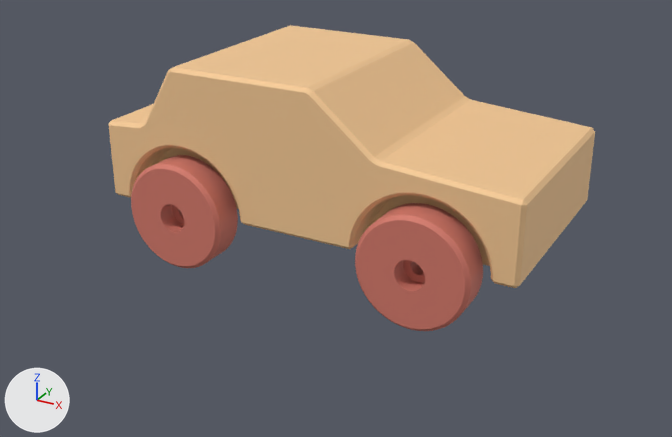
Renders of the glTF model model/Car/out.gltf from each side of a commit.
Camera for both pictures: a camera (50 mm lens) standing at (0.1144, -0.2154, 0.1008) and looking at (-0.0007, -0.0061, -0.0039). Lighting does not change. The marker at lower left points along +X, +Y and +Z. Where no turn or scale is listed for an object, it has been applied to the vertices.

Objects in the first picture: 'out.chassis', 'out.front_axle.left_wheel', 'out.rear_axle.left_wheel'.
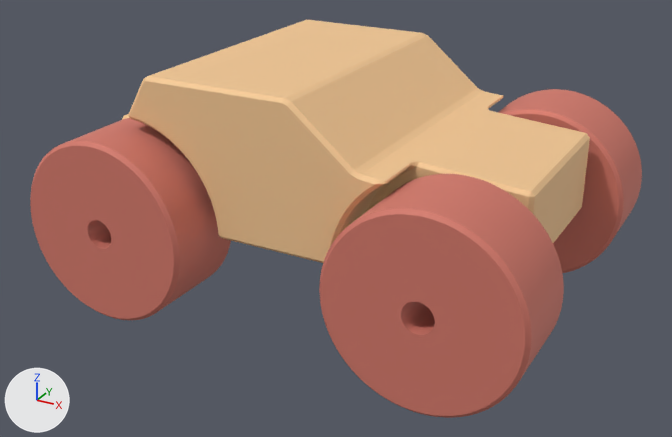
Changed parts and their boxes [x1, y1, x2, y2] in the pictures (672 x 437 px):
'out.chassis', reshaped (8% shorter): before [109, 25, 595, 288]; after [122, 20, 590, 263]
'out-front_axle-left_wheel', added: after [319, 174, 564, 418]
'out-rear_axle-left_wheel', added: after [30, 118, 231, 320]
'out.front_axle.left_wheel', deleted: before [355, 203, 483, 331]
'out-front_axle-right_wheel', added (pink): after [498, 89, 642, 273]
'out.rear_axle.left_wheel', deleted: before [131, 155, 238, 268]

What changed in the scene script:
```text
Change me_out_chassis:
    used by ob_out_chassis; location = (0.0, 0.0, 0.0)
    remove me_out_chassis.from_pydata(...)  # 3212 vertices, 6420 faces; spans x -0.06..0.06, y -0.03..0.03, z 0.0..0.04
    add me_out_chassis.from_pydata(...)  # 2045 vertices, 4086 faces; spans x -0.06..0.06, y -0.04..0.04, z 0.0..0.04
    me_out_chassis part 1: 3212 vertices removed from x -0.06..0.06, y -0.03..0.03, z 0.0..0.04; 2045 vertices added at x -0.06..0.06, y -0.04..0.04, z 0.0..0.04
Add me_out_rear_axle_left_wheel_1:
    me_out_rear_axle_left_wheel_1.from_pydata(...)  # 1664 vertices, 3328 faces; spans x -0.025..0.025, y -0.025..0.0, z -0.025..0.025
    me_out_rear_axle_left_wheel_1.materials.append(mat_material_4)  # pink #d57a6c
Add me_out_front_axle_right_wheel_1:
    me_out_front_axle_right_wheel_1.from_pydata(...)  # 1664 vertices, 3328 faces; spans x -0.025..0.025, y 0.0..0.025, z -0.025..0.025
    me_out_front_axle_right_wheel_1.materials.append(mat_material_2)  # pink #d57a6c
Add me_out_front_axle_left_wheel_1:
    me_out_front_axle_left_wheel_1.from_pydata(...)  # 1664 vertices, 3328 faces; spans x -0.025..0.025, y -0.025..0.0, z -0.025..0.025
    me_out_front_axle_left_wheel_1.materials.append(mat_material_0)  # pink #d57a6c
Remove ob_out_front_axle_left_wheel:
    ob_out_front_axle_left_wheel = bpy.data.objects.new('out.front_axle.left_wheel', me_out_front_axle_left_wheel)
    ob_out_front_axle_left_wheel.location = (0.035, -0.025, 0.0)
Remove ob_out_rear_axle_left_wheel:
    ob_out_rear_axle_left_wheel = bpy.data.objects.new('out.rear_axle.left_wheel', me_out_rear_axle_left_wheel)
    ob_out_rear_axle_left_wheel.location = (-0.035, -0.025, 0.0)
Add ob_out_rear_axle_left_wheel_1:
    ob_out_rear_axle_left_wheel_1 = bpy.data.objects.new('out-rear_axle-left_wheel', me_out_rear_axle_left_wheel_1)
    ob_out_rear_axle_left_wheel_1.location = (-0.045, -0.0275, 0.0)
Add ob_out_front_axle_right_wheel_1:
    ob_out_front_axle_right_wheel_1 = bpy.data.objects.new('out-front_axle-right_wheel', me_out_front_axle_right_wheel_1)
    ob_out_front_axle_right_wheel_1.location = (0.045, 0.0275, 0.0)
Add ob_out_front_axle_left_wheel_1:
    ob_out_front_axle_left_wheel_1 = bpy.data.objects.new('out-front_axle-left_wheel', me_out_front_axle_left_wheel_1)
    ob_out_front_axle_left_wheel_1.location = (0.045, -0.0275, 0.0)
```
